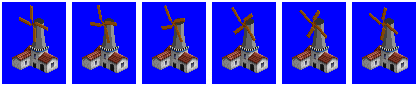
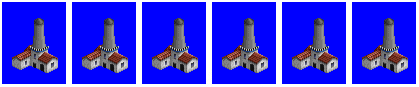
Two versions of the same layered image (w=419, h=87). Layer-by-layer changes:
hid "bladeswhite" over 19, 5, 398, 43
painted on "upper mill" over 32, 18, 396, 49
